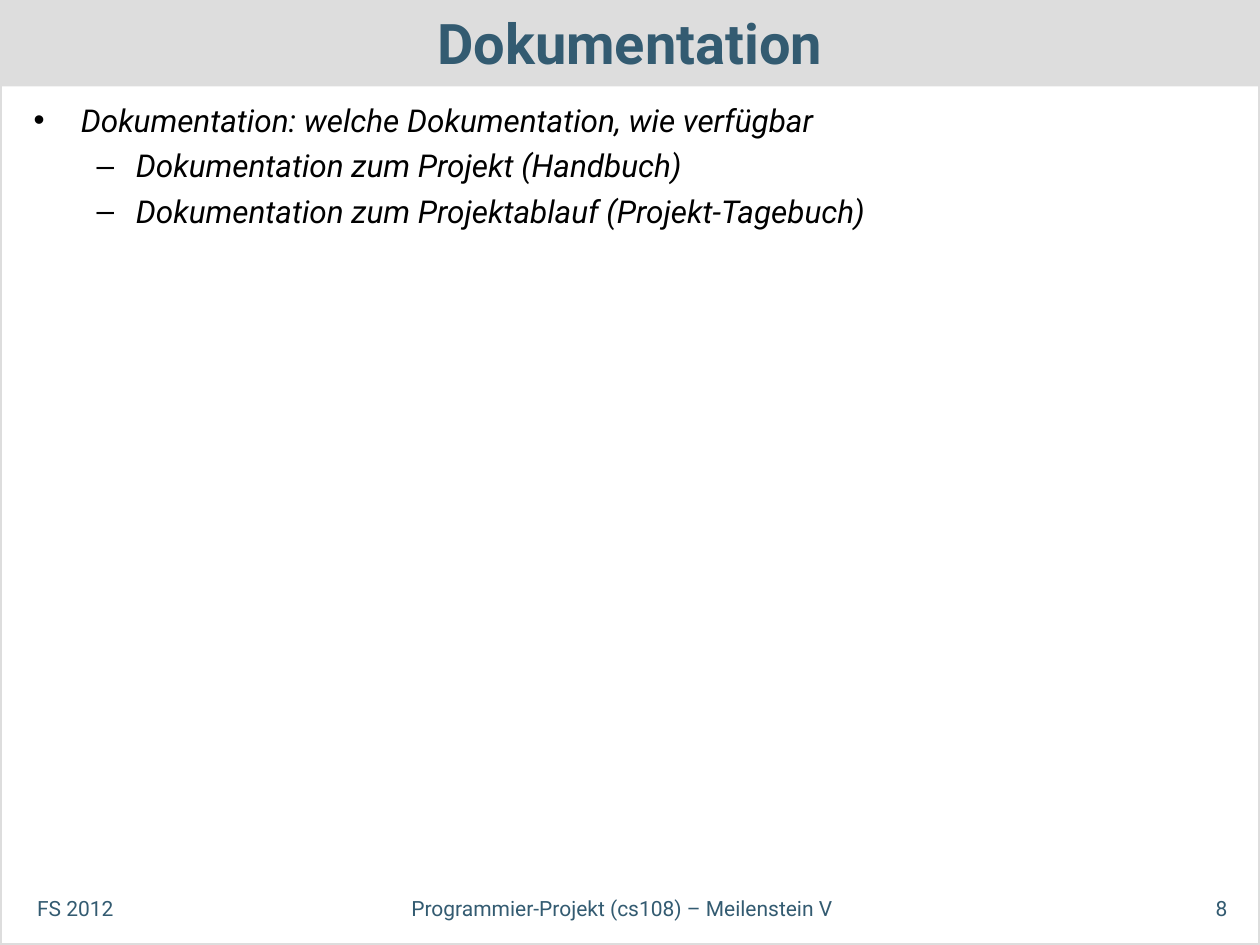
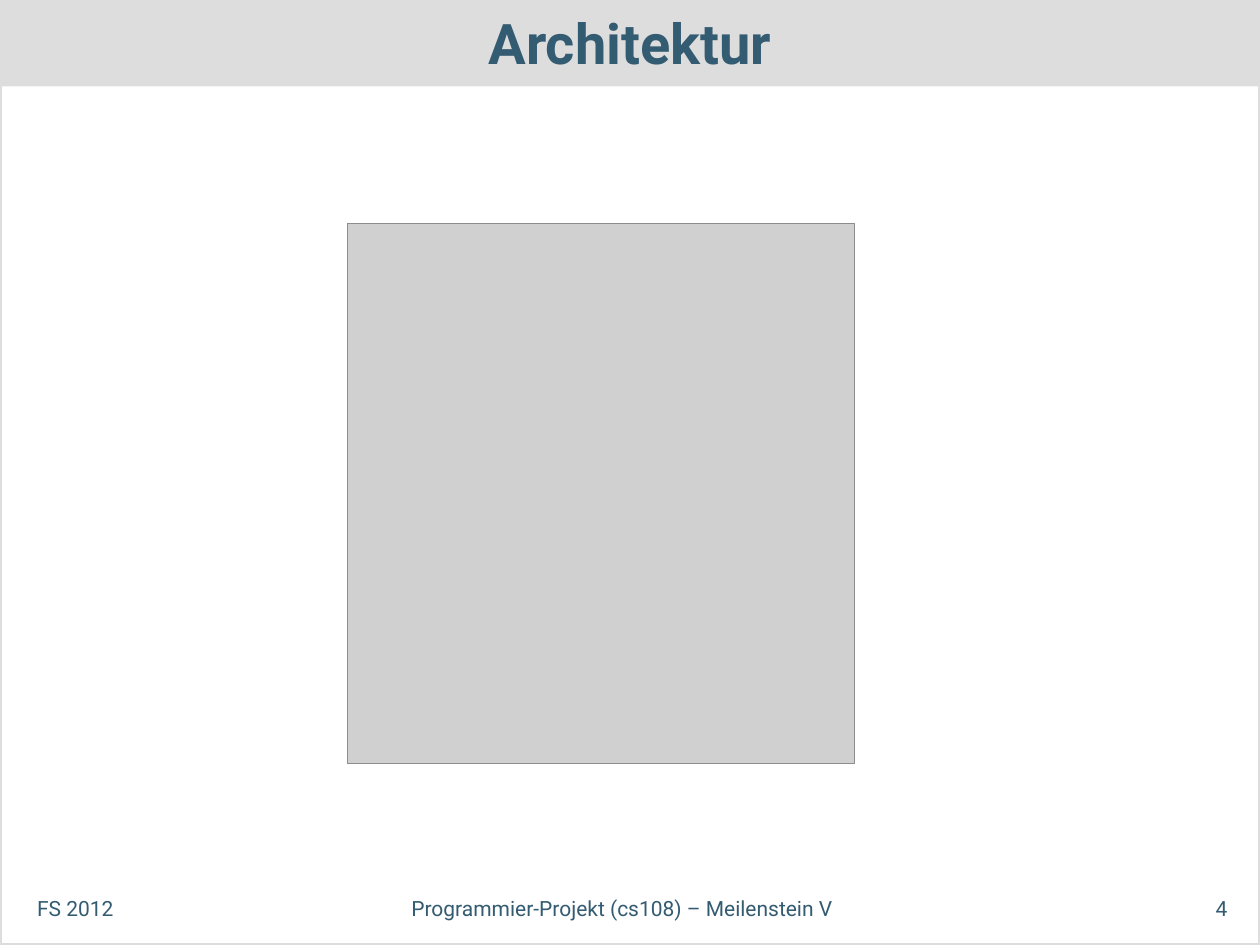
Before and after one commit to dihydrogenmonoxide/CS108, a slide deck: slide 4 of presentations/milestone_5/SwissDefcon_MS5.odp (slide 8 before the commit). Drawn at 1260x945 pixels with LibreOffice and Linux fonts; fonts in the diff are those of the drawing; grey boxes stand for pictures. Boxes give left, top, right and bottom in pixels: in the first picture for what was removed or moved away, otherwise in the second. Text is boxed around its words. In the diff, an @@ line names an element or a change of style, - is before the commit and + after.

```diff
--- a/presentations/milestone_5/SwissDefcon_MS5.odp
+++ b/presentations/milestone_5/SwissDefcon_MS5.odp
@@ title at <box>488,22,771,65</box>: text changed @@
-Dokumentation
+Architektur
@@ text removed at <box>81,108,864,230</box> @@
-• Dokumentation: welche Dokumentation, wie verfügbar
-  – Dokumentation zum Projekt (Handbuch)
-  – Dokumentation zum Projektablauf (Projekt-Tagebuch)
@@ picture added at <box>348,223,856,764</box> @@
@@ page number at <box>1216,901,1228,916</box>: text changed @@
-8
+4
```
Also in this commit, not shown: 6 other slides changed, 3 slides added, 1 other file.
